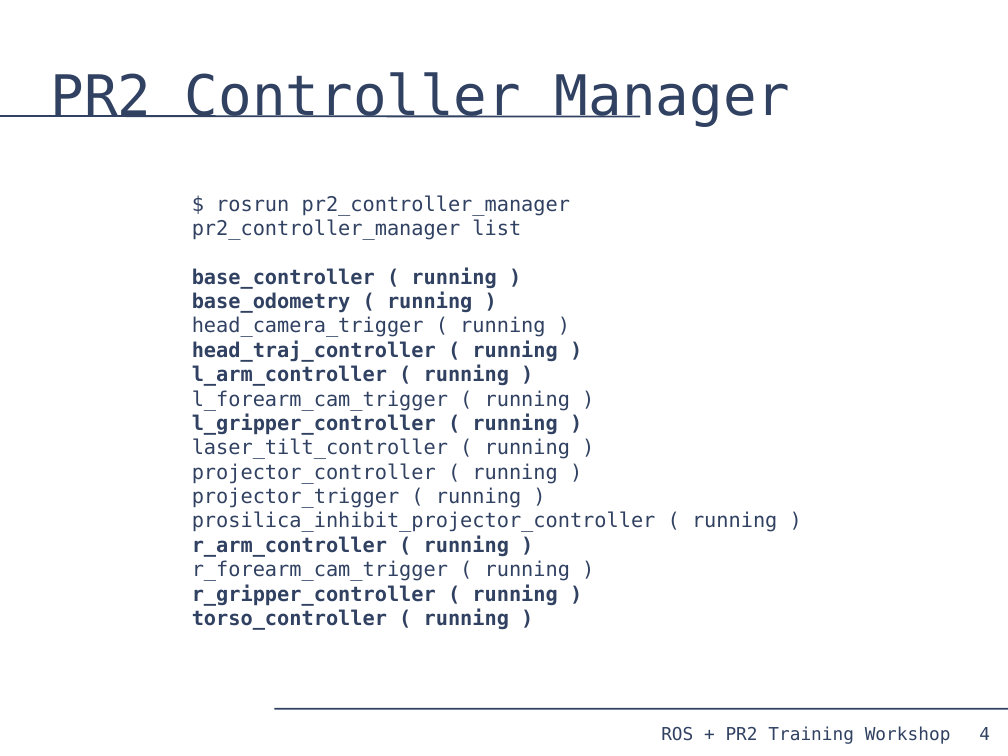
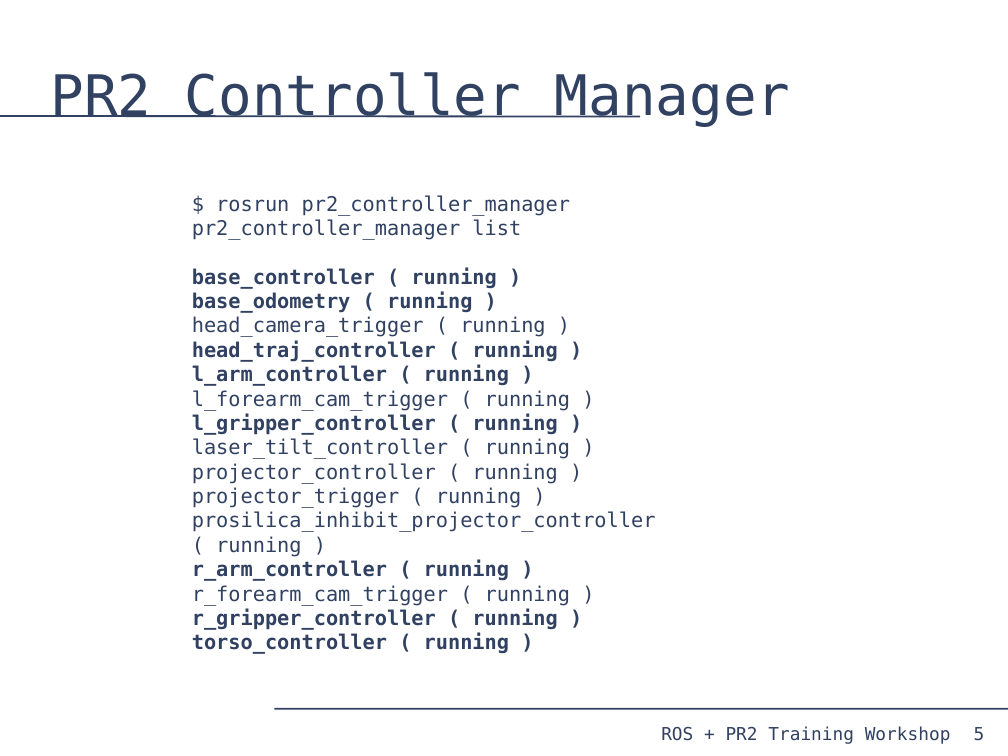
Before and after one commit to PR2/pr2_docs, a slide deck: slide 5 of pr2_training_workshop/moving_mechanism/slides.odp (slide 4 before the commit). Drawn at 1008x756 pixels with LibreOffice and Linux fonts; fonts in the diff are those of the drawing. Boxes give left, top, right and bottom in pixels: in the first picture for what was removed or moved away, otherwise in the second. Text is boxed around its words. In the diff, an @@ line names an element or a change of style, - is before the commit and + after.

```diff
--- a/pr2_training_workshop/moving_mechanism/slides.odp
+++ b/pr2_training_workshop/moving_mechanism/slides.odp
@@ text "$ rosrun pr2_controller_manager pr2_controller_manager list" rewrapped from <box>192,195,777,630</box> to <box>192,195,656,654</box> @@
@@ page number added at <box>974,727,985,741</box>, 14 pt, text #314162 @@
+5
@@ page number removed at <box>979,727,990,740</box> @@
-4
```
Also in this commit, not shown: 19 other slides changed, 11 slides added, 5 slides removed, 4 other files.
